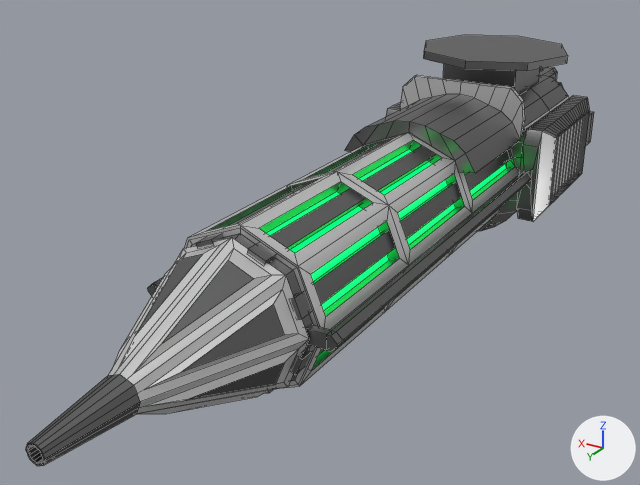
What one commit did to the FBX model Assets/Kubekxd5/Objects/Weapons/LaserCannon T2_2.fbx.
Rendered twice from a 50 mm lens placed at (-4.17, 11.5, 2.3), pointed at (0.51, 3.7, -1.6). Arrows for +X, +Y and +Z are at lower right; the lights stay in place. Mesh edges are drawn as thin lines. Where no turn or scale is listed for an object, it has been applied to the vertices. Vertices at the same position are counted once.

Names of what the first picture shows: 'Barrel', 'Heatsinks', 'MainBody', 'Mount', 'Tip'.
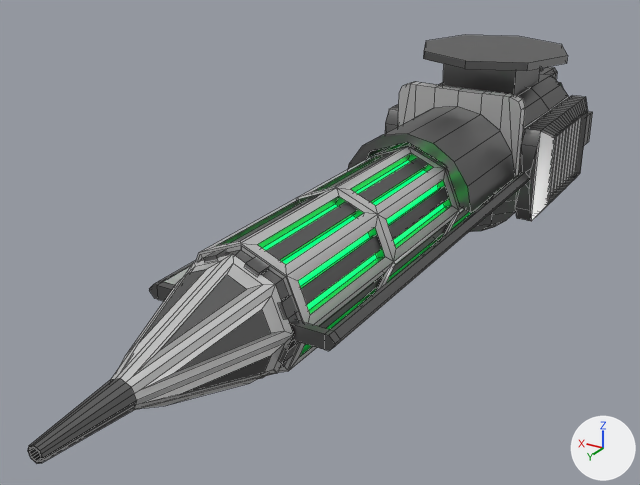
Diff of the bpy script that builds the scene:
```diff
--- a/Assets/Kubekxd5/Objects/Weapons/LaserCannon T2_2.fbx.py
+++ b/Assets/Kubekxd5/Objects/Weapons/LaserCannon T2_2.fbx.py
@@ me_cylinder_005 @@
 # used by ob_mainbody; parent = ob_mount; location = (0.0, 0.0, -3.0); rotation_euler = (1.571, 0.0, 0.0), in degrees (90, 0, 0); scale = (2.0, 2.0, 2.0)
-me_cylinder_005.from_pydata(...)  # 832 vertices, 830 faces; spans x -1.0..1.0, y -0.8..1.25, z -2.58..1.92
+me_cylinder_005.from_pydata(...)  # 764 vertices, 760 faces; spans x -1.0..1.0, y -0.8..1.02, z -1.0..1.92
+# me_cylinder_005 part 1
+# 75 vertices are removed from x -0.84..0.84, y 0.6..1.25, z -2.58..0.0
+# 86 faces are deleted
+# 7 vertices in x -0.56..0.56, y 1.01, z 0.87 move by (0.0, 0.01, 0.0)
+# 7 vertices move from x -0.56..0.56, y 0.65..1.04, z -1.0..0.0 to x -0.56..0.56, y 1.02, z -1.0..0.0
+# 7 vertices are added at x -0.56..0.56, y 1.02, z -1.0..0.0
+# 16 new faces join them, mat_detail2 (grey #818181)
 me_cylinder_005.materials.append(mat_main)
@@ me_cylinder_004 @@
+me_cylinder_004.from_pydata(...)  # 68 vertices, 52 faces; spans x -0.83..0.83, y -0.8..0.8, z 0.0..1.0
+# faces by material slot: [37, 15]
+me_cylinder_004.materials.append(mat_main)  # white #e7e7e7
+me_cylinder_004.materials.append(mat_detail2)  # grey #818181
@@ ob_heatsinks @@
 ob_heatsinks = bpy.data.objects.new('Heatsinks', me_cube_001)
-ob_heatsinks.parent = ob_mount
-ob_heatsinks.location = (0.0, 0.0, -0.102)
-ob_heatsinks.scale = (2.0, 2.0, 2.0)
+ob_heatsinks.parent = ob_mainbody
+ob_heatsinks.location = (0.0, 1.449, 0.0)
+ob_heatsinks.rotation_euler = (-1.571, 0.0, 0.0)  # degrees (-90, 0, 0)
+ob_heatsinks.scale = (0.979, 1.0, 1.0)
@@ ob_barrel @@
 ob_barrel = bpy.data.objects.new('Barrel', me_cylinder_006)
-ob_barrel.parent = ob_mount
-ob_barrel.location = (0.0, 3.491, -2.714)
-ob_barrel.rotation_euler = (1.571, 0.0, 0.0)  # degrees (90, 0, 0)
-ob_barrel.scale = (1.65, 1.65, 1.65)
+ob_barrel.parent = ob_mainbody
+ob_barrel.location = (0.0, 0.143, -1.746)
+ob_barrel.scale = (0.658, 0.658, 0.823)
@@ ob_tip @@
 ob_tip = bpy.data.objects.new('Tip', me_cone_005)
-ob_tip.parent = ob_mount
-ob_tip.location = (0.0, 13.72, -2.714)
-ob_tip.rotation_euler = (-1.571, 0.0, 0.0)  # degrees (-90, 0, 0)
-ob_tip.scale = (2.0, 2.0, 2.0)
+ob_tip.parent = ob_barrel
+ob_tip.location = (0.0, 0.0, -6.215)
+ob_tip.rotation_euler = (3.142, 0.0, 0.0)  # degrees (180, 0, 0)
+ob_tip.scale = (1.22, 1.22, 1.22)
@@ ob_cylinder @@
+ob_cylinder = bpy.data.objects.new('Cylinder', me_cylinder_004)
+ob_cylinder.location = (0.0, 1.8, -1.34)
```

Changed parts and their boxes (x1, y1, x2, y2) in the pictures (640 x 485 px):
'Barrel', moved, rescaled, turned
    before: (185, 133, 519, 393)
    after: (196, 142, 495, 379)
'Tip', moved, rescaled, turned
    before: (26, 228, 318, 466)
    after: (28, 245, 302, 463)
'MainBody', reshaped
    before: (345, 67, 569, 231)
    after: (441, 67, 569, 232)
'Cylinder', added
    after: (348, 82, 525, 213)
    faces in mat_detail2 (grey #818181): (348, 106, 515, 213)
    faces in mat_main (white #e7e7e7): (398, 82, 525, 177)
'Heatsinks', moved, turned, rescaled
    before: (147, 95, 594, 352)
    after: (149, 83, 593, 351)
part 1 of me_cylinder_005, cut back
    before: (345, 75, 557, 173)
    after: (441, 74, 557, 135)
